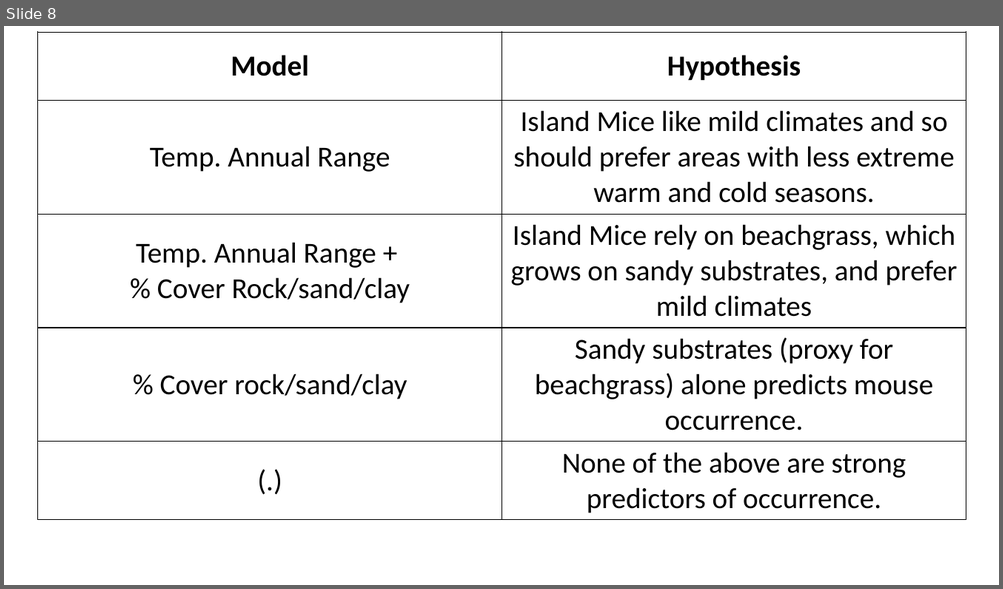
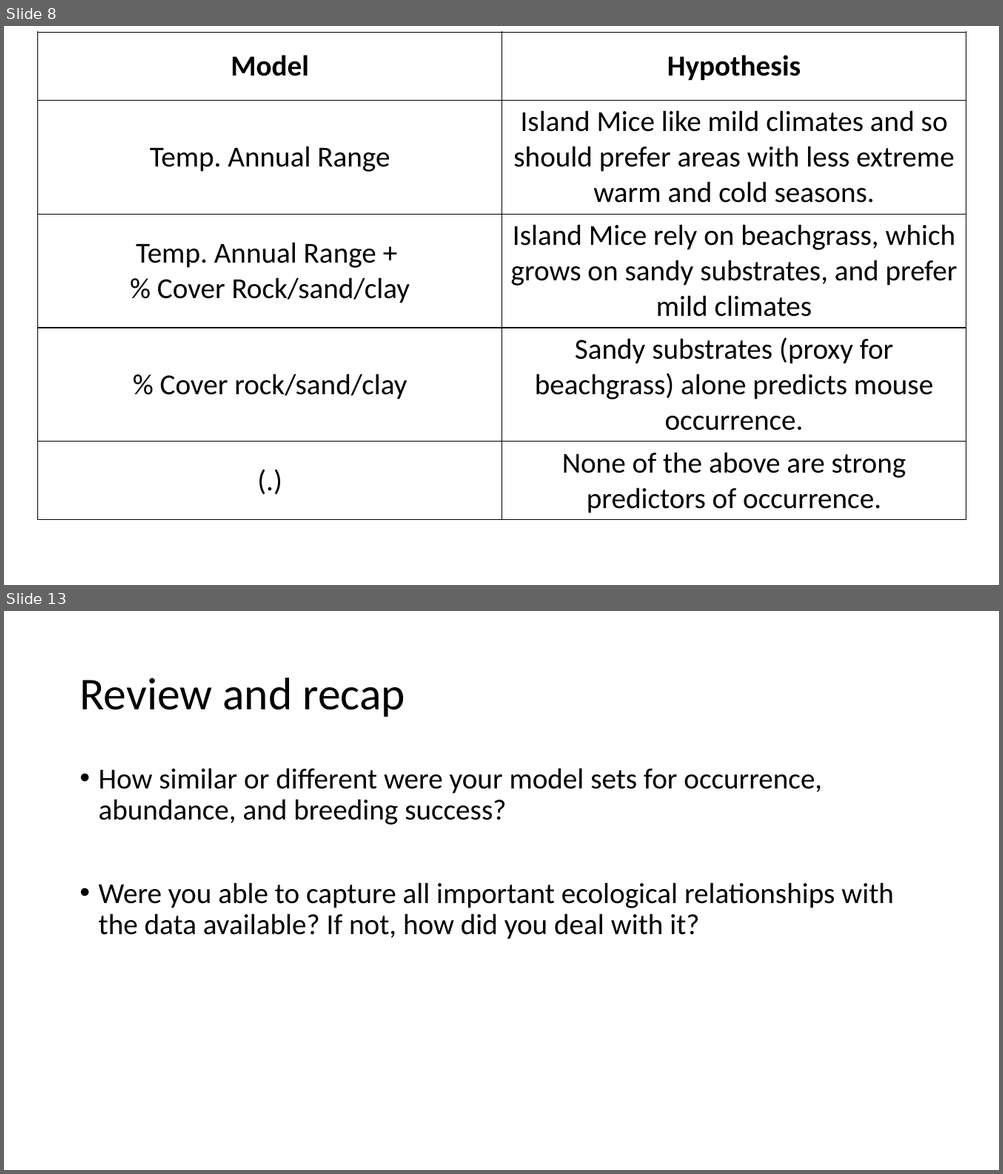
Before and after one commit to annamtucker/ssa-200, a slide deck: static/activities/activity-1.pptx. Shown one above the other, each under a label of ours: slide 8 before the commit, slides 8 and 13 after it; the slides between them are not shown. The pictures are 1003x589 and 1003x1174 pixels, drawn with LibreOffice and Linux fonts; fonts in the diff are those of the drawing; background and template pictures are left out. Boxes give left, top, right and bottom in pixels: in the first picture for what was removed or moved away, otherwise in the second. Text is boxed around its words. In the diff, an @@ line names an element or a change of style, - is before the commit and + after.

```diff
--- a/static/activities/activity-1.pptx
+++ b/static/activities/activity-1.pptx
@@ slide 13 added at (x1=4, y1=611, x2=999, y2=1170), background #FFFFFF @@
@@ title added at (x1=79, y1=678, x2=406, y2=717), 44 pt, text #000000 @@
+Review and recap
@@ text added at (x1=99, y1=768, x2=893, y2=940), 28 pt, text #000000 @@
+• How similar or different were your model sets for occurrence, abundance, and breeding success?
+• Were you able to capture all important ecological relationships with the data available? If not, how did you deal with it?
```
Also in this commit, not shown: 1 slide changed, 4 other slides added, 2 other files.
